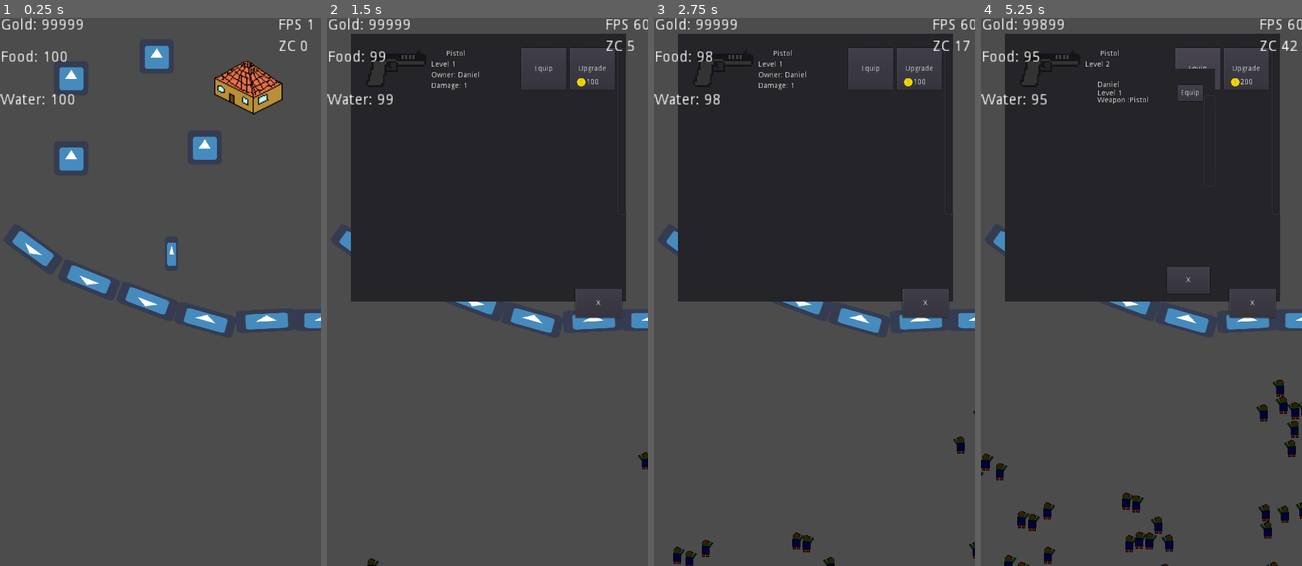
Above: before the commit, frames 1-4 (left to right).
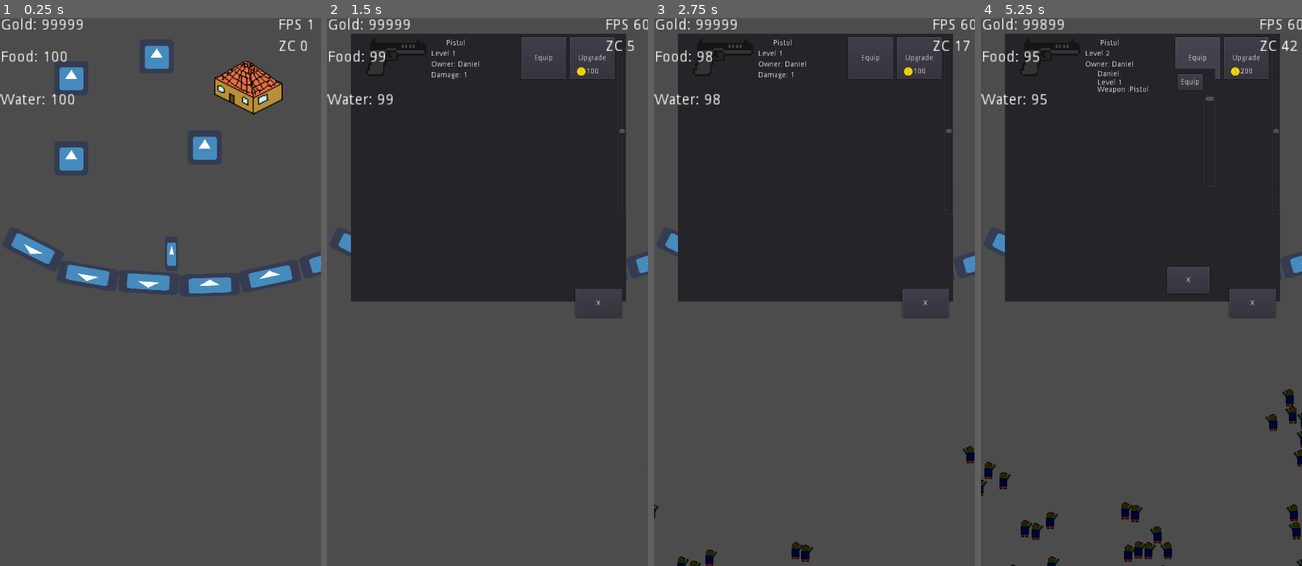
Above: after the commit, the same moments.

Repository: stranker/CLICKER_Z
Game: Godot game, scene res://Scene/MainScene.tscn
Same seed, same stepped clock (60 frames per second), same inputs: the game is played once before the commit and once after it. The engine's default icon, where the game draws it, is replaced by a stand-in: a white triangle on a blue panel in a dark square.
Inputs (mouse positions are in pixels of both pictures, inside the frame that each line leads up to):
- Up to frame 1 (0.25 s): no input
- Up to frame 2 (1.5 s): click (574, 89) at 0.5 s; click (397, 78) at 1.25 s
- Up to frame 3 (2.75 s): click (859, 149) at 2 s
- Up to frame 4 (5.25 s): click (1051, 160) at 2.75 s; click (1138, 56) at 3.5 s; click "Upgrade" at 4.25 s; click "Equip" at 5 s

The runs differ from the first frame. In frame 1, 2.8% of the frame differs, in the area x 3-100%, y 38-58%; in frame 2, 2.4%; in frame 3, 3.1%; in frame 4, 5.6%, in the area x 0-100%, y 3-100%.

Commit message:
Little Fix

Diff:
--- a/GUI/ArmoryPanel.tscn
+++ b/GUI/ArmoryPanel.tscn
@@ -26,12 +26,15 @@
 
 func configure_scroll():
 	$VScrollBar.min_value = -20
-	$VScrollBar.max_value = $Container/Weapons.get_total_size() - $Container.rect_min_size.y
+	$VScrollBar.max_value = 20
 	pass
 
 func _on_VScrollBar_value_changed( value ):
 	$Container/Weapons.rect_position.y = -value
-	$VScrollBar.max_value = $Container/Weapons.get_total_size() - $Container.rect_min_size.y
+	if $Container/Weapons.get_total_size() - $Container.rect_min_size.y > 0:
+		$VScrollBar.max_value = $Container/Weapons.get_total_size() - $Container.rect_min_size.y
+	else:
+		$VScrollBar.max_value = 20
 	pass
 
 func create_test_weapons():
@@ -54,7 +57,6 @@
 
 func init_weapons():
 	$Container/Weapons.init_weapons()
-	configure_scroll()
 	pass
 
 func show_equip_panel(weapon):
@@ -91,7 +93,7 @@
 "
 _sections_unfolded = [ "Resource" ]
 
-[node name="ArmoryPanel" type="Panel"]
+[node name="ArmoryPanel" type="Panel" index="0"]
 
 anchor_left = 0.5
 anchor_top = 0.0
@@ -102,7 +104,6 @@
 margin_right = 255.0
 margin_bottom = 520.0
 rect_pivot_offset = Vector2( 0, 0 )
-rect_clip_content = false
 mouse_filter = 0
 mouse_default_cursor_shape = 0
 size_flags_horizontal = 1
@@ -172,7 +173,6 @@
 margin_right = -8.0
 margin_bottom = 30.0
 rect_pivot_offset = Vector2( 0, 0 )
-rect_clip_content = false
 focus_mode = 2
 mouse_filter = 0
 mouse_default_cursor_shape = 0
@@ -210,7 +210,6 @@
 margin_right = 240.0
 margin_bottom = 640.0
 rect_pivot_offset = Vector2( 0, 0 )
-rect_clip_content = false
 focus_mode = 2
 mouse_filter = 0
 mouse_default_cursor_shape = 0
@@ -236,7 +235,6 @@
 margin_right = 520.0
 margin_bottom = 650.0
 rect_pivot_offset = Vector2( 0, 0 )
-rect_clip_content = false
 focus_mode = 2
 mouse_filter = 0
 mouse_default_cursor_shape = 0
--- a/GUI/EquipWeaponPanel.tscn
+++ b/GUI/EquipWeaponPanel.tscn
@@ -15,9 +15,14 @@
 	create_panels()
 	pass
 
+func _process(delta):
+	if Global.SURVIVOR_LIST.size() != $Container/Survivors.get_child_count():
+		create_panels()
+	pass
+
 func configure_scroll():
 	$Scroll.min_value = -20
-	$Scroll.max_value = $Container/Survivors.get_child_count() * (size_panel + 5) - $Container.rect_size.y
+	$Scroll.max_value = 20
 	pass
 
 func create_panels():
@@ -26,7 +31,6 @@
 		var sp = survivor_panel.instance()
 		sp.set_info(i)
 		$Container/Survivors.add_child(sp)
-	configure_scroll()
 	pass
 
 func reset_panels():
@@ -62,7 +66,10 @@
 
 func _on_Scroll_value_changed(value):
 	$Container/Survivors.rect_position.y = -value
-	$Scroll.max_value = $Container/Survivors.get_child_count() * (size_panel + 5) - $Container.rect_size.y
+	if $Container/Survivors.get_child_count() * (size_panel + 5) - $Container.rect_size.y > 0:
+		$Scroll.max_value = $Container/Survivors.get_child_count() * (size_panel + 5) - $Container.rect_size.y
+	else:
+		$Scroll.max_value = 20
 	pass # replace with function body
 "
 _sections_unfolded = [ "Resource" ]
@@ -77,7 +84,6 @@
 margin_bottom = 400.0
 rect_min_size = Vector2( 270, 400 )
 rect_pivot_offset = Vector2( 0, 0 )
-rect_clip_content = false
 mouse_filter = 0
 mouse_default_cursor_shape = 0
 size_flags_horizontal = 1
@@ -128,7 +134,6 @@
 margin_top = -150.0
 margin_bottom = 20.0
 rect_pivot_offset = Vector2( 0, 0 )
-rect_clip_content = false
 mouse_filter = 0
 mouse_default_cursor_shape = 0
 size_flags_horizontal = 0
@@ -154,7 +159,6 @@
 margin_right = -10.0
 margin_bottom = 20.0
 rect_pivot_offset = Vector2( 0, 0 )
-rect_clip_content = false
 focus_mode = 2
 mouse_filter = 0
 mouse_default_cursor_shape = 0
--- a/GUI/TrainingPanel.tscn
+++ b/GUI/TrainingPanel.tscn
@@ -10,7 +10,7 @@
 
 func _ready():
 	$ScrollBar.min_value = -20
-	$ScrollBar.max_value = $Container/TrainingGrid.get_total_size() - $Container.rect_min_size.y
+	$ScrollBar.max_value = 100
 	pass
 
 func _process(delta):
@@ -38,10 +38,10 @@
 
 func _on_ScrollBar_value_changed(value):
 	$Container/TrainingGrid.rect_position.y = -value
-	$ScrollBar.max_value = $Container/TrainingGrid.get_total_size() - $Container.rect_min_size.y
-	print(\"TP \"+str($Container/TrainingGrid.rect_position.y))
-	print(\"TS \"+str($Container/TrainingGrid.get_total_size()))
-	print(\"CS \"+str($Container.rect_min_size.y))
+	if $Container/TrainingGrid.get_total_size() - $Container.rect_min_size.y > 0:
+		$ScrollBar.max_value = $Container/TrainingGrid.get_total_size() - $Container.rect_min_size.y + 20
+	else:
+		$ScrollBar.max_value = 20
 	pass # replace with function body
 
 func create_survivors_test():
@@ -85,7 +85,7 @@
 	pass"
 _sections_unfolded = [ "Resource" ]
 
-[node name="TrainingPanel" type="Panel" index="0"]
+[node name="TrainingPanel" type="Panel"]
 
 anchor_left = 0.5
 anchor_top = 0.0
@@ -97,7 +97,6 @@
 margin_bottom = 470.0
 rect_min_size = Vector2( 370, 0 )
 rect_pivot_offset = Vector2( 0, 0 )
-rect_clip_content = false
 mouse_filter = 0
 mouse_default_cursor_shape = 0
 size_flags_horizontal = 1
@@ -130,7 +129,6 @@
 anchor_bottom = 1.0
 rect_min_size = Vector2( 350, 0 )
 rect_pivot_offset = Vector2( 0, 0 )
-rect_clip_content = false
 mouse_filter = 2
 mouse_default_cursor_shape = 0
 size_flags_horizontal = 1
@@ -150,7 +148,6 @@
 margin_top = -195.0
 margin_bottom = 20.0
 rect_pivot_offset = Vector2( 0, 0 )
-rect_clip_content = false
 mouse_filter = 0
 mouse_default_cursor_shape = 0
 size_flags_horizontal = 0
@@ -176,7 +173,6 @@
 margin_right = -20.0
 margin_bottom = 20.0
 rect_pivot_offset = Vector2( 0, 0 )
-rect_clip_content = false
 focus_mode = 2
 mouse_filter = 0
 mouse_default_cursor_shape = 0
@@ -192,6 +188,7 @@
 
 [node name="Add_S" type="Button" parent="." index="3"]
 
+visible = false
 anchor_left = 1.0
 anchor_top = 1.0
 anchor_right = 1.0
@@ -201,7 +198,6 @@
 margin_right = -140.0
 margin_bottom = 160.0
 rect_pivot_offset = Vector2( 0, 0 )
-rect_clip_content = false
 focus_mode = 2
 mouse_filter = 0
 mouse_default_cursor_shape = 0
--- a/Object/Buildings/Armory.tscn
+++ b/Object/Buildings/Armory.tscn
@@ -37,7 +37,6 @@
 margin_right = -599.0
 margin_bottom = -1023.0
 rect_pivot_offset = Vector2( 0, 0 )
-rect_clip_content = false
 mouse_filter = 0
 mouse_default_cursor_shape = 0
 size_flags_horizontal = 1
@@ -57,7 +56,6 @@
 margin_bottom = 130.0
 rect_scale = Vector2( 2, 2 )
 rect_pivot_offset = Vector2( 0, 0 )
-rect_clip_content = false
 focus_mode = 2
 mouse_filter = 0
 mouse_default_cursor_shape = 0
--- a/Object/Buildings/Buildings.tscn
+++ b/Object/Buildings/Buildings.tscn
@@ -56,7 +56,6 @@
 anchor_right = 1.0
 anchor_bottom = 1.0
 rect_pivot_offset = Vector2( 0, 0 )
-rect_clip_content = false
 mouse_filter = 0
 mouse_default_cursor_shape = 0
 size_flags_horizontal = 1
@@ -100,7 +99,6 @@
 margin_bottom = 30.0
 rect_scale = Vector2( 2, 2 )
 rect_pivot_offset = Vector2( 0, 0 )
-rect_clip_content = false
 mouse_filter = 2
 mouse_default_cursor_shape = 0
 size_flags_horizontal = 1
@@ -121,7 +119,6 @@
 margin_bottom = 90.0
 rect_scale = Vector2( 2, 2 )
 rect_pivot_offset = Vector2( 0, 0 )
-rect_clip_content = false
 mouse_filter = 2
 mouse_default_cursor_shape = 0
 size_flags_horizontal = 1
@@ -142,7 +139,6 @@
 margin_bottom = 170.0
 rect_scale = Vector2( 2, 2 )
 rect_pivot_offset = Vector2( 0, 0 )
-rect_clip_content = false
 mouse_filter = 2
 mouse_default_cursor_shape = 0
 size_flags_horizontal = 1
@@ -162,7 +158,6 @@
 margin_right = 64.0
 margin_bottom = 294.0
 rect_pivot_offset = Vector2( 0, 0 )
-rect_clip_content = false
 mouse_filter = 1
 mouse_default_cursor_shape = 0
 size_flags_horizontal = 1
--- a/Object/Buildings/TrainingField.tscn
+++ b/Object/Buildings/TrainingField.tscn
@@ -32,7 +32,6 @@
 margin_right = -599.0
 margin_bottom = -1023.0
 rect_pivot_offset = Vector2( 0, 0 )
-rect_clip_content = false
 mouse_filter = 0
 mouse_default_cursor_shape = 0
 size_flags_horizontal = 1
@@ -51,7 +50,6 @@
 margin_right = 164.0
 margin_bottom = 294.0
 rect_pivot_offset = Vector2( 0, 0 )
-rect_clip_content = false
 focus_mode = 2
 mouse_filter = 0
 mouse_default_cursor_shape = 0
--- a/Object/Wall.tscn
+++ b/Object/Wall.tscn
@@ -2,7 +2,7 @@
 
 [ext_resource path="res://icon.png" type="Texture" id=1]
 
-[node name="Wall" type="StaticBody2D" groups=[
+[node name="Wall" type="StaticBody2D" index="0" groups=[
 "wall",
 ]]
 
@@ -17,66 +17,67 @@
 
 [node name="Sprite" type="Sprite" parent="." index="0"]
 
-position = Vector2( 585.707, 612.356 )
+position = Vector2( 595.679, 500.445 )
+rotation = -0.287413
 scale = Vector2( 1.7627, 0.655664 )
 texture = ExtResource( 1 )
 
 [node name="Sprite2" type="Sprite" parent="." index="1"]
 
-position = Vector2( 475.549, 613.48 )
-rotation = -0.0503423
+position = Vector2( 482.197, 530.378 )
+rotation = -0.209778
 scale = Vector2( 1.7627, 0.655664 )
 texture = ExtResource( 1 )
 
 [node name="Sprite3" type="Sprite" parent="." index="2"]
 
-position = Vector2( 361.424, 612.124 )
-rotation = 0.273348
+position = Vector2( 369.18, 546.75 )
+rotation = -0.0348281
 scale = Vector2( 1.7627, 0.655664 )
 texture = ExtResource( 1 )
 
 [node name="Sprite4" type="Sprite" parent="." index="3"]
 
-position = Vector2( 253.198, 577.735 )
-rotation = -2.78577
+position = Vector2( 255.414, 542.278 )
+rotation = -3.08311
 scale = Vector2( 1.7627, 0.655664 )
 texture = ExtResource( 1 )
 
 [node name="Sprite5" type="Sprite" parent="." index="4"]
 
-position = Vector2( 143.664, 537.77 )
-rotation = -2.75901
+position = Vector2( 141.448, 530.014 )
+rotation = -2.96894
 scale = Vector2( 1.7627, 0.655664 )
 texture = ExtResource( 1 )
 
 [node name="Sprite6" type="Sprite" parent="." index="5"]
 
 position = Vector2( 38.7982, 480.316 )
-rotation = -2.51364
+rotation = -2.67782
 scale = Vector2( 1.7627, 0.655664 )
 texture = ExtResource( 1 )
 
 [node name="Wall" type="CollisionPolygon2D" parent="." index="6"]
 
-position = Vector2( 6.84961, 195.213 )
+position = Vector2( 13.4978, 299.368 )
 build_mode = 0
-polygon = PoolVector2Array( 663.689, 432.771, 571.22, 439.62, 390.179, 453.805, 134.043, 368.314, 23.2542, 316.328, -34.9672, 258.107, -24.6929, 213.584, 144.482, 328.696, 384.149, 407.078, 543.821, 395.098, 670.538, 364.275 )
+polygon = PoolVector2Array( -37.0685, 172.1, -14.9078, 136.643, 89.2473, 199.801, 185.646, 220.853, 298.666, 225.286, 413.901, 225.286, 627.752, 168.776, 642.156, 200.909, 427.197, 258.527, 293.125, 267.391, 92.5714, 243.014 )
 
 [node name="Bottom" type="CollisionPolygon2D" parent="." index="7"]
 
 position = Vector2( 59.0052, 37.0123 )
 build_mode = 0
-polygon = PoolVector2Array( -258.253, 1055.79, 244.85, 1149.93, 690.518, 1071.36, 659.824, 1030.84, 241.167, 1118.01, -240.165, 1043.73 )
+polygon = PoolVector2Array( -258.253, 1055.79, 242.596, 1137.04, 731.239, 1043.96, 720.158, 1019.59, 241.167, 1118.01, -240.165, 1043.73 )
 
 [node name="Right" type="CollisionPolygon2D" parent="." index="8"]
 
 position = Vector2( 26.2012, -22.2074 )
 scale = Vector2( 1.02375, 1 )
 build_mode = 0
-polygon = PoolVector2Array( 676.643, 1087.8, 705.077, 1134.45, 672.494, 566.435, 630.546, 579.178 )
+polygon = PoolVector2Array( 732.247, 1078.81, 748.482, 1098.75, 640.25, 498.196, 617.015, 521.376 )
 
 [node name="Left" type="CollisionPolygon2D" parent="." index="9"]
 
 position = Vector2( -748.275, -30.1422 )
 build_mode = 0
-polygon = PoolVector2Array( 696.184, 432.7, 573.553, 607.029, 544.505, 1118.42, 565.608, 1113.9, 617.968, 608.879, 717.896, 487.048 )
+polygon = PoolVector2Array( 745.757, 466.153, 597.281, 609.09, 544.505, 1118.42, 565.608, 1113.9, 617.968, 608.879, 725.42, 500.921 )
--- a/Scene/MainScene.tscn
+++ b/Scene/MainScene.tscn
@@ -70,14 +70,13 @@
 	pass"
 _sections_unfolded = [ "Resource" ]
 
-[node name="MainScene" type="Control"]
+[node name="MainScene" type="Control" index="0"]
 
 anchor_left = 0.0
 anchor_top = 0.0
 anchor_right = 1.0
 anchor_bottom = 1.0
 rect_pivot_offset = Vector2( 0, 0 )
-rect_clip_content = false
 mouse_filter = 0
 mouse_default_cursor_shape = 0
 size_flags_horizontal = 1
@@ -97,7 +96,6 @@
 margin_right = 300.0
 margin_bottom = 56.0
 rect_pivot_offset = Vector2( 0, 0 )
-rect_clip_content = false
 mouse_filter = 0
 mouse_default_cursor_shape = 0
 size_flags_horizontal = 1
@@ -110,27 +108,28 @@
 
 [node name="SpawnControl" parent="InteractiveArea" index="1" instance=ExtResource( 2 )]
 
+editor/display_folded = true
 position = Vector2( -8, 12 )
 
 [node name="Spawner" parent="InteractiveArea/SpawnControl" index="1" instance=ExtResource( 3 )]
 
-position = Vector2( -70, 570 )
+position = Vector2( -62, 588 )
 
 [node name="Spawner2" parent="InteractiveArea/SpawnControl" index="2" instance=ExtResource( 3 )]
 
-position = Vector2( 100, 720 )
+position = Vector2( 108, 738 )
 
 [node name="Spawner3" parent="InteractiveArea/SpawnControl" index="3" instance=ExtResource( 3 )]
 
-position = Vector2( 320, 730 )
+position = Vector2( 318, 748 )
 
 [node name="Spawner4" parent="InteractiveArea/SpawnControl" index="4" instance=ExtResource( 3 )]
 
-position = Vector2( 600, 680 )
+position = Vector2( 658, 678 )
 
 [node name="Spawner5" parent="InteractiveArea/SpawnControl" index="5" instance=ExtResource( 3 )]
 
-position = Vector2( 650, 500 )
+position = Vector2( 668, 518 )
 
 [node name="RageTimer" type="Timer" parent="InteractiveArea" index="2"]
 
@@ -150,32 +149,32 @@
 
 [node name="Survivor1" type="Position2D" parent="InteractiveArea/SurvivorPositions" index="1"]
 
-position = Vector2( 240, 120 )
+position = Vector2( 238, 118 )
 _sections_unfolded = [ "Transform" ]
 
 [node name="Survivor2" type="Position2D" parent="InteractiveArea/SurvivorPositions" index="2"]
 
-position = Vector2( 400, 160 )
+position = Vector2( 418, 128 )
 _sections_unfolded = [ "Transform" ]
 
 [node name="Survivor3" type="Position2D" parent="InteractiveArea/SurvivorPositions" index="3"]
 
-position = Vector2( 480, 180 )
+position = Vector2( 148, 88 )
 _sections_unfolded = [ "Transform" ]
 
 [node name="Survivor4" type="Position2D" parent="InteractiveArea/SurvivorPositions" index="4"]
 
-position = Vector2( 160, 90 )
+position = Vector2( 498, 108 )
 _sections_unfolded = [ "Transform" ]
 
 [node name="Survivor5" type="Position2D" parent="InteractiveArea/SurvivorPositions" index="5"]
 
-position = Vector2( 560, 180 )
+position = Vector2( 68, 58 )
 _sections_unfolded = [ "Transform" ]
 
 [node name="Survivor6" type="Position2D" parent="InteractiveArea/SurvivorPositions" index="6"]
 
-position = Vector2( 70, 50 )
+position = Vector2( 568, 88 )
 _sections_unfolded = [ "Transform" ]
 
 [node name="Buildings" parent="." index="1" instance=ExtResource( 4 )]
@@ -184,6 +183,7 @@
 
 [node name="GUI" type="CanvasLayer" parent="." index="2"]
 
+editor/display_folded = true
 layer = 1
 offset = Vector2( 0, 0 )
 rotation = 0.0
@@ -201,7 +201,6 @@
 margin_bottom = 14.0
 rect_scale = Vector2( 2, 2 )
 rect_pivot_offset = Vector2( 0, 0 )
-rect_clip_content = false
 mouse_filter = 2
 mouse_default_cursor_shape = 0
 size_flags_horizontal = 1
@@ -223,7 +222,6 @@
 margin_bottom = 54.0
 rect_scale = Vector2( 2, 2 )
 rect_pivot_offset = Vector2( 0, 0 )
-rect_clip_content = false
 mouse_filter = 2
 mouse_default_cursor_shape = 0
 size_flags_horizontal = 1
